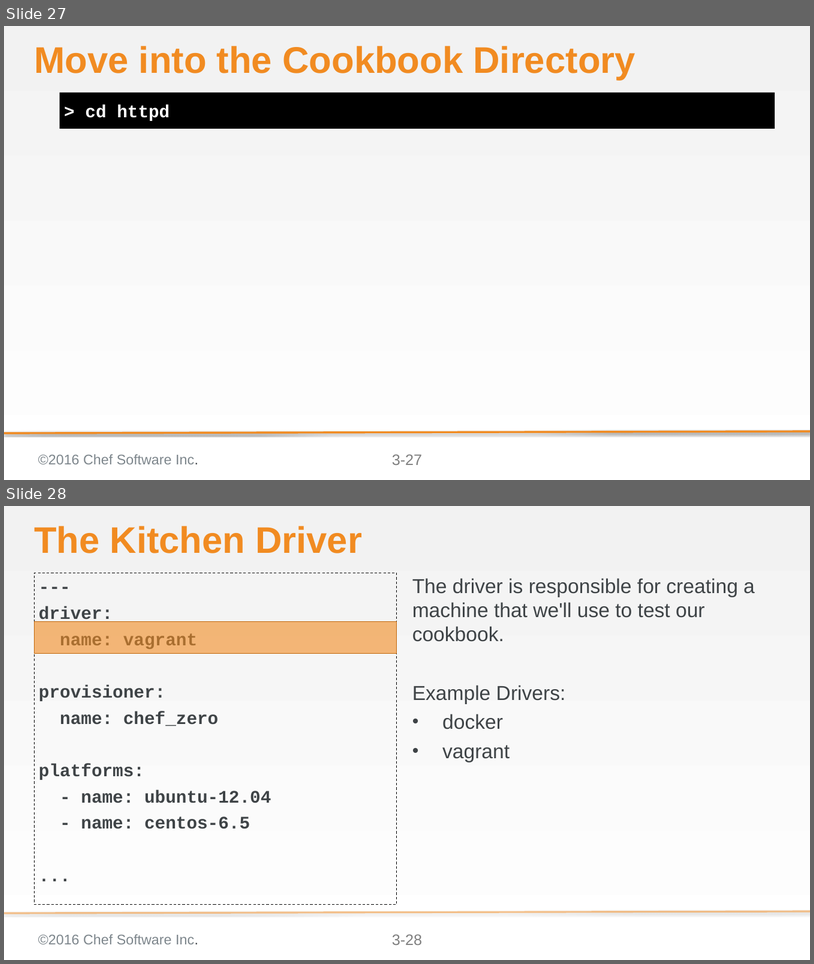
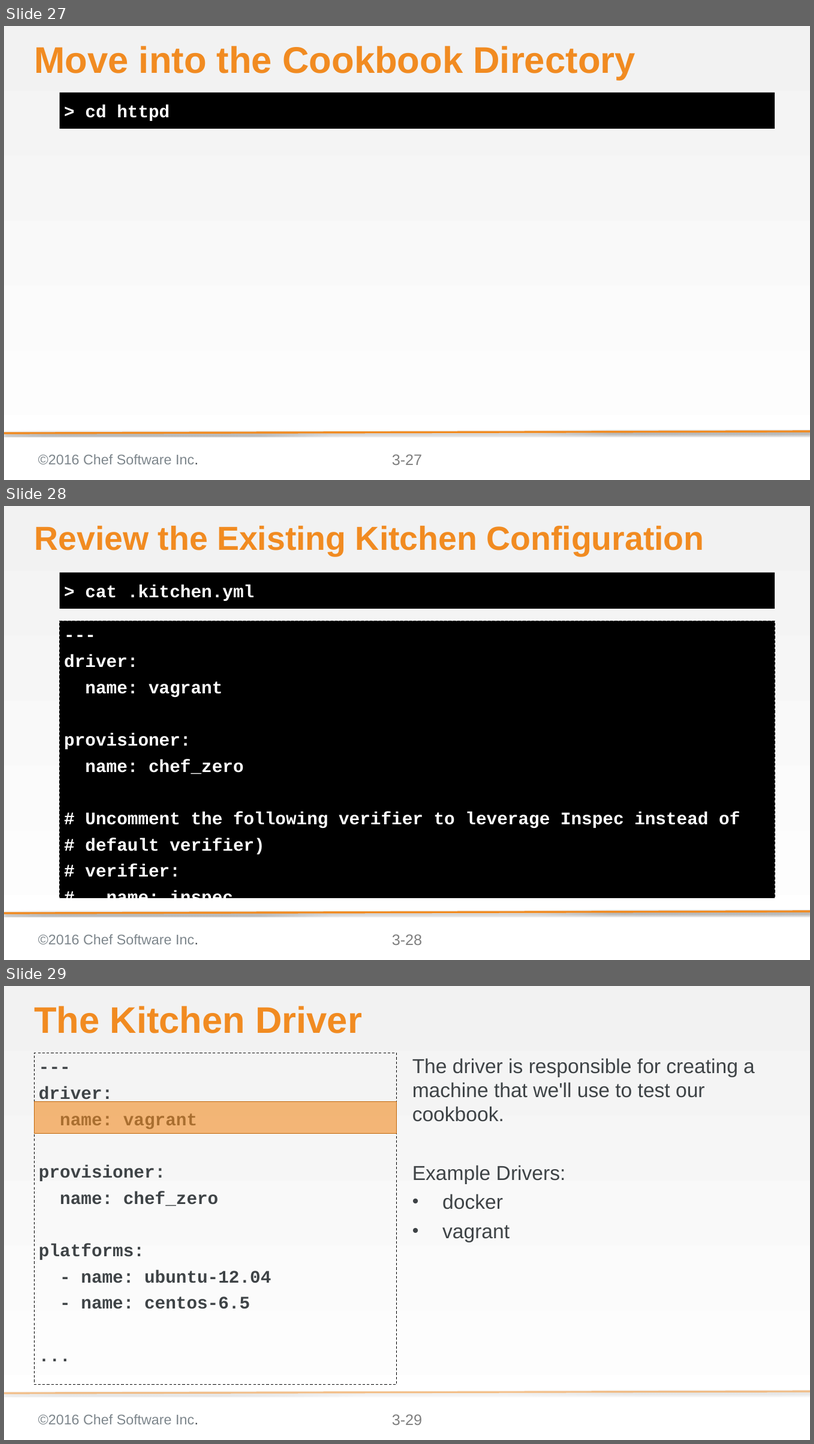
Before and after one commit to chef-training/test_driven_cookbook_development, a slide deck: 03-writing_a_test_first.pptx. Shown one above the other, each under a label of ours: slides 27 and 28 before the commit, slides 27, 28 and 29 after it. The pictures are 814x964 and 814x1444 pixels, drawn with LibreOffice and Linux fonts; fonts in the diff are those of the drawing; background and template pictures are left out. Boxes give left, top, right and bottom in pixels: in the first picture for what was removed or moved away, otherwise in the second. Text is boxed around its words. In the diff, an @@ line names an element or a change of style, - is before the commit and + after.

```diff
--- a/03-writing_a_test_first.pptx
+++ b/03-writing_a_test_first.pptx
@@ slide 28 added at <box>4,506,810,960</box>, background gradient #F2F2F2 to #FFFFFF; not listed: 4 template elements that a slide beside it also shows @@
@@ title added at <box>34,526,704,556</box>, 52.8 pt, text #F18B21, bold @@
+Review the Existing Kitchen Configuration
@@ text added at <box>60,572,775,609</box>, fill #000000, 28 pt, text #FFFFFF, bold @@
+> cat .kitchen.yml
@@ text added at <box>60,621,775,897</box>, fill #000000, outline #000000 1 pt dashed, 28 pt, text #FFFFFF, bold @@
+---
+driver:
+name: vagrant
+provisioner:
+name: chef_zero
+# Uncomment the following verifier to leverage Inspec instead of
+# default verifier)
+# verifier:
+# name: inspec
@@ what was slide 28 is now slide 29 @@
@@ page number at <box>392,1414,422,1425</box>: text changed @@
-3-28
+3-29
```
Also in this commit, not shown: 1 slide changed, 7 other files.
